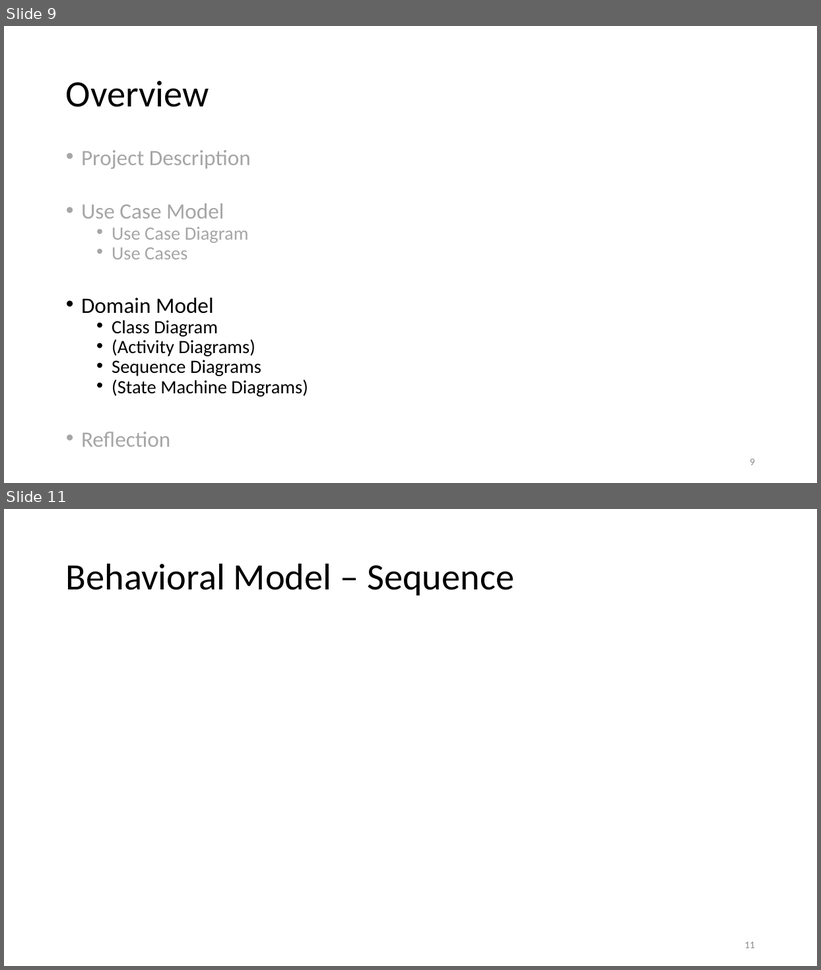
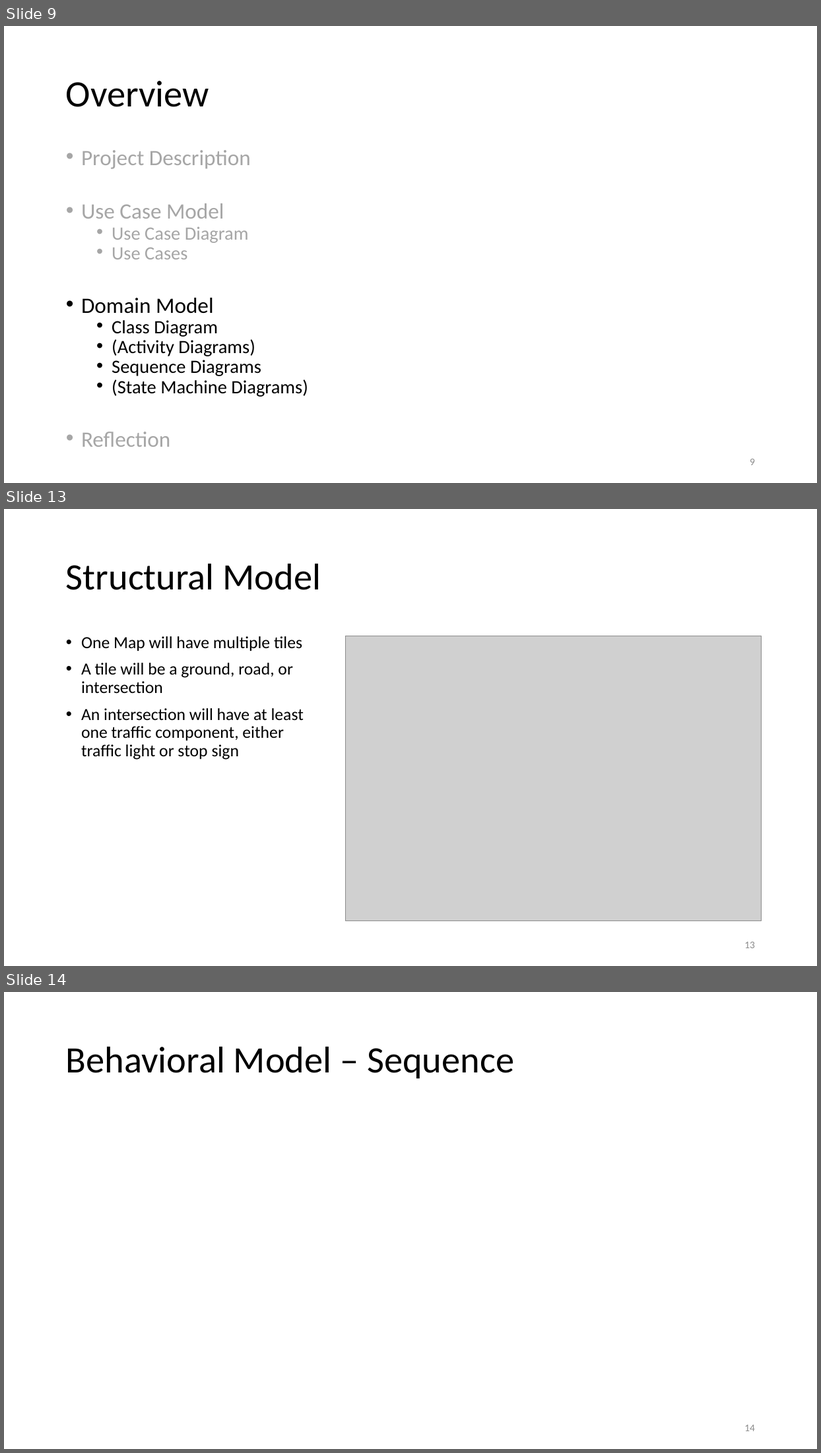
Before and after one commit to datduyng/networkflow.java, a slide deck: slides/increment02-use-case-analysis.pptx. Shown one above the other, each under a label of ours: slides 9 and 11 before the commit, slides 9, 13 and 14 after it; the slides between them are not shown. The pictures are 821x970 and 821x1453 pixels, drawn with LibreOffice and Linux fonts; fonts in the diff are those of the drawing; grey boxes stand for pictures. Boxes give left, top, right and bottom in pixels: in the first picture for what was removed or moved away, otherwise in the second. Text is boxed around its words. In the diff, an @@ line names an element or a change of style, - is before the commit and + after.

```diff
--- a/slides/increment02-use-case-analysis.pptx
+++ b/slides/increment02-use-case-analysis.pptx
@@ slide 13 added at bbox=[4, 509, 817, 966], background #FFFFFF @@
@@ title added at bbox=[66, 563, 321, 590], 44 pt, text #000000 @@
+Structural Model
@@ text added at bbox=[81, 636, 304, 760], 20 pt, text #000000 @@
+• One Map will have multiple tiles
+• A tile will be a ground, road, or intersection
+• An intersection will have at least one traffic component, either traffic light or stop sign
@@ picture added at bbox=[346, 636, 762, 921] @@
@@ page number added at bbox=[745, 942, 755, 949], 12 pt, text #8C8C8C @@
+13
@@ what was slide 11 is now slide 14 @@
@@ page number at bbox=[745, 1425, 755, 1432]: text changed @@
-11
+14
```
Also in this commit, not shown: 1 slide changed, 2 other slides added, 2 other files.
